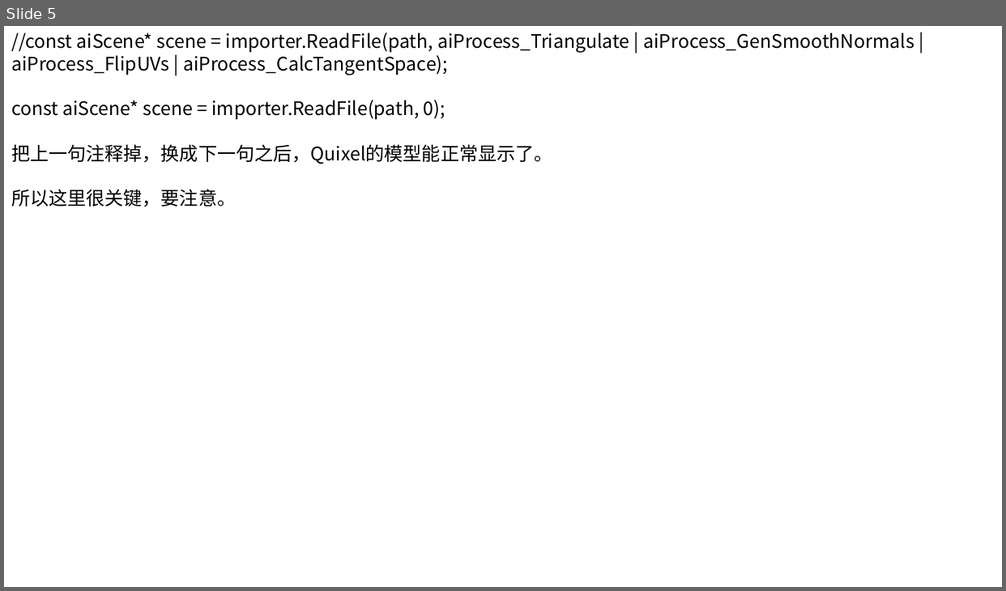
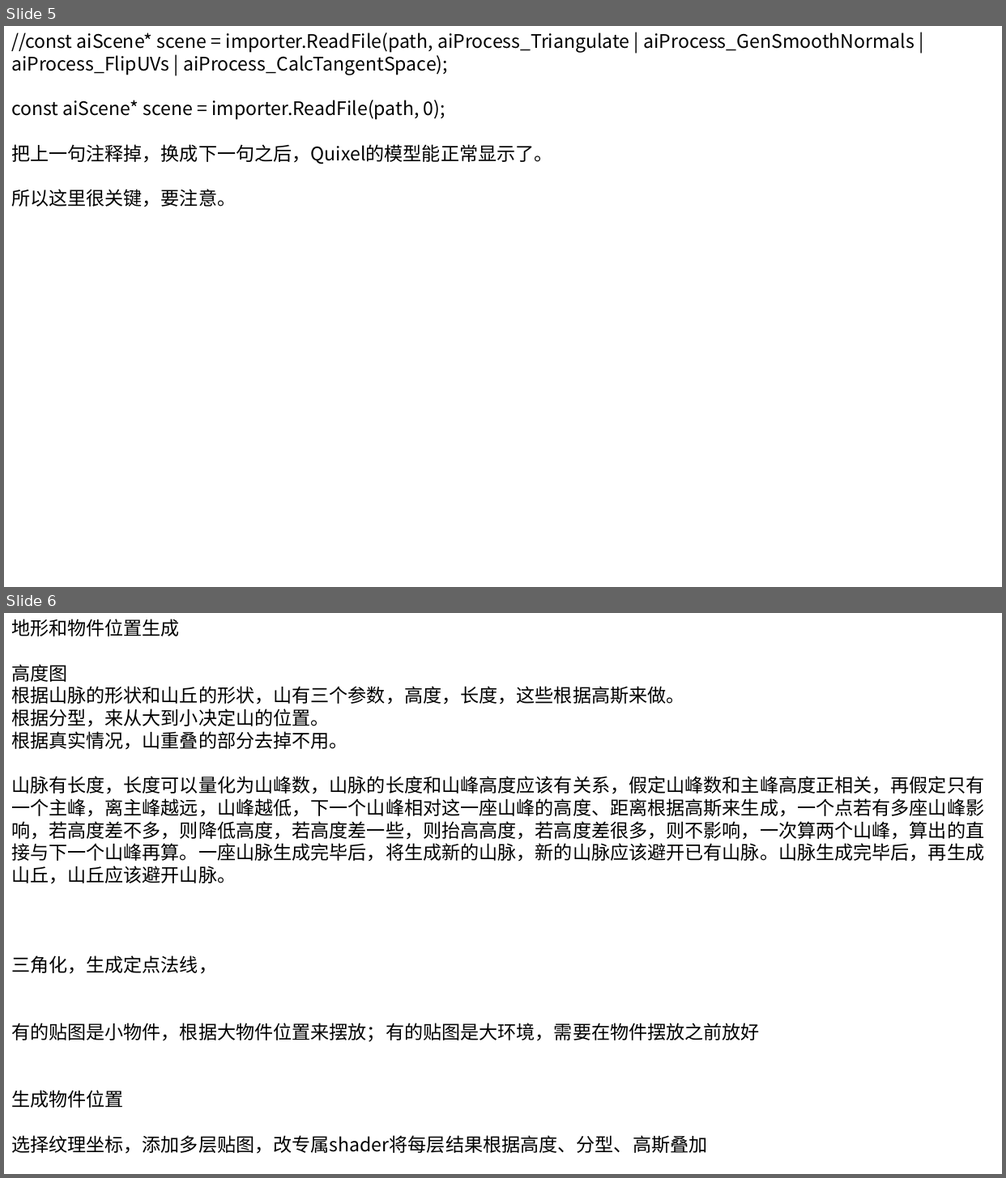
Before and after one commit to huangshansong/Hazel, a slide deck: 未来修改.pptx. Shown one above the other, each under a label of ours: slide 5 before the commit, slides 5 and 6 after it. The pictures are 1006x591 and 1006x1178 pixels, drawn with LibreOffice and Linux fonts; fonts in the diff are those of the drawing. Boxes give left, top, right and bottom in pixels: in the first picture for what was removed or moved away, otherwise in the second. Text is boxed around its words. In the diff, an @@ line names an element or a change of style, - is before the commit and + after.

```diff
--- a/未来修改.pptx
+++ b/未来修改.pptx
@@ slide 6 added at <box>4,613,1002,1174</box>, background #FFFFFF @@
@@ text added at <box>11,619,984,1154</box>, 18 pt, text #000000 @@
+地形和物件位置生成
+高度图
+根据山脉的形状和山丘的形状，山有三个参数，高度，长度，这些根据高斯来做。
+根据分型，来从大到小决定山的位置。
+根据真实情况，山重叠的部分去掉不用。
+山脉有长度，长度可以量化为山峰数，山脉的长度和山峰高度应该有关系，假定山峰数和主峰高度正相关，再假定只有一个主峰，离主峰越远，山峰越低，下一个山峰相对这一座山峰的高度、距离根据高斯来生成，一个点若有多座山峰影响，若高度差不多，则降低高度，若高度差一些，则抬高高度，若高度差很多，则不影响，一次算两个山峰，算出的直接与下一个山峰再算。一座山脉生成完毕后，将生成新的山脉，新的山脉应该避开已有山脉。山脉生成完毕后，再生成山丘，山丘应该避开山脉。
+三角化，生成定点法线，
+有的贴图是小物件，根据大物件位置来摆放；有的贴图是大环境，需要在物件摆放之前放好
+生成物件位置
+选择纹理坐标，添加多层贴图，改专属shader将每层结果根据高度、分型、高斯叠加
```
Also in this commit, not shown: 1 slide changed, 18 other files.
